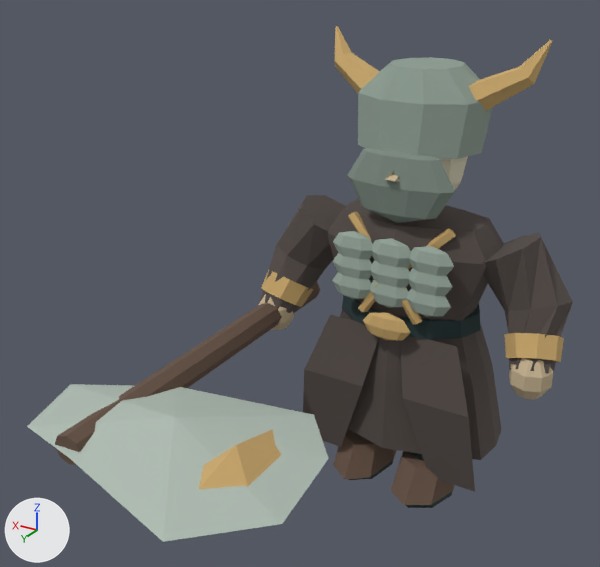
One commit to the glTF model game/assets/models/brute.glb: the scene before it, then after it.
Both versions are drawn from a 50 mm lens placed at (-1.54, 3.68, 2.91), pointed at (0.22, 0.75, 1.45). The axes (+X, +Y, +Z) are drawn at lower left. The lights are the same throughout. The older version comes first. Where no turn or scale is listed for an object, it has been applied to the vertices. Vertices at exactly the same position are counted once.

The first picture shows 'Cloth', 'Details', 'HeldMesh', 'LeftArm', 'LeftLeg', 'RightArm', 'RightLeg'.
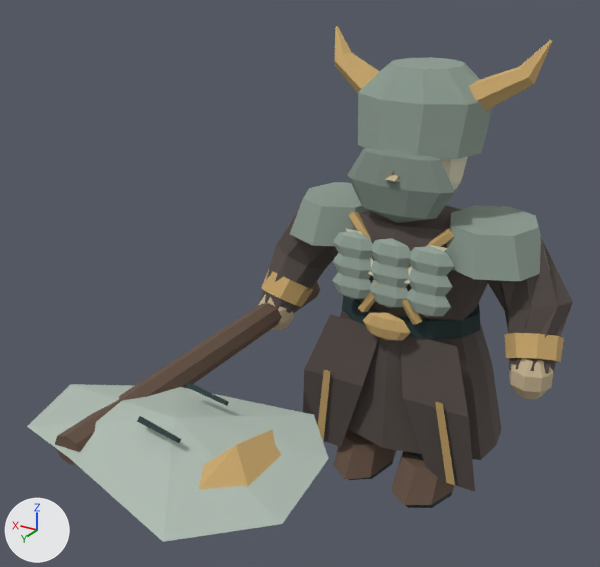
What differs and where, as boxes (x1, y1, x2, y2) in the pictures (600 x 567 px):
'Details', reshaped (19% wider, 46% taller): before (332, 26, 552, 341); after (290, 26, 552, 485)
part 1 of me_details, added: after (445, 206, 550, 281)
part 2 of me_details, added: after (290, 182, 370, 246)
part 3 of me_details, added (brown): after (435, 402, 455, 485)
part 4 of me_details, added: after (345, 228, 447, 284)
part 5 of me_details, added (brown): after (318, 370, 331, 441)
part 6 of me_heldmesh, added: after (137, 382, 229, 443)

Patch to the scene script:
```diff
--- a/game/assets/models/brute.glb.py
+++ b/game/assets/models/brute.glb.py
@@ me_details @@
 # used by ob_details; location = (0.0, 0.0, 0.0)
 # verts and faces of me_details; kept vertices keep their numbers, new ones are numbered from 781
-me_details.from_pydata(...)  # 781 vertices, 1462 faces; spans x -0.543..0.543, y -0.299..0.322, z 1.018..2.452
+me_details.from_pydata(...)  # 833 vertices, 1534 faces; spans x -0.688..0.688, y -0.299..0.322, z 0.276..2.452
+# me_details part 1: a new loose piece of 18 vertices spanning x -0.688..-0.162, y -0.287..0.287, z 1.438..1.633, in mat_inkvertexpalette
+# me_details part 2: a new loose piece of 18 vertices spanning x 0.162..0.688, y -0.287..0.287, z 1.438..1.633, in mat_inkvertexpalette
+# me_details part 3
+verts[781] = (-0.333, 0.317, 0.771)  # pixel (442, 403)
+verts[782] = (-0.292, 0.317, 0.771)  # pixel (435, 401)
+verts[783] = (-0.364, 0.256, 0.276)  # pixel (446, 482)
+verts[784] = (-0.411, 0.256, 0.276)  # pixel (455, 485)
+faces += [(781, 782, 783), (781, 783, 784)]
+# me_details part 4
+verts[785] = (-0.269, 0.235, 1.541)  # pixel (447, 248)
+verts[786] = (-0.181, 0.235, 1.541)  # pixel (430, 244)
+verts[787] = (-0.044, 0.285, 1.345)
+verts[788] = (-0.106, 0.285, 1.345)  # pixel (408, 283)
+verts[793] = (0.181, 0.235, 1.541)  # pixel (360, 231)
+verts[794] = (0.269, 0.235, 1.541)  # pixel (345, 228)
+verts[795] = (0.106, 0.285, 1.345)  # pixel (368, 274)
+verts[796] = (0.044, 0.285, 1.345)
+faces += [(785, 786, 787), (785, 787, 788), (793, 794, 795), (793, 795, 796)]
+# me_details part 5
+verts[789] = (0.292, 0.317, 0.771)  # pixel (330, 371)
+verts[790] = (0.333, 0.317, 0.771)  # pixel (323, 369)
+verts[791] = (0.411, 0.256, 0.276)
+verts[792] = (0.364, 0.256, 0.276)  # pixel (323, 441)
+faces += [(789, 790, 791), (789, 791, 792)]
 me_details.materials.append(mat_inkvertexpalette)
@@ me_heldmesh @@
 # used by ob_heldmesh; location = (0.705, 0.188, 0.977)
-me_heldmesh.from_pydata(...)  # 36 vertices, 60 faces; spans x -0.97..0.38, y -0.35..1.79, z -0.13..0.13
+me_heldmesh.from_pydata(...)  # 56 vertices, 92 faces; spans x -0.97..0.38, y -0.35..1.79, z -0.13..0.15
+# me_heldmesh part 6
+# 20 vertices are added at x -0.48..-0.25, y 1.07..1.45, z 0.12..0.15
+# 32 new faces join them
 me_heldmesh.materials.append(mat_inkvertexpalette)
```
